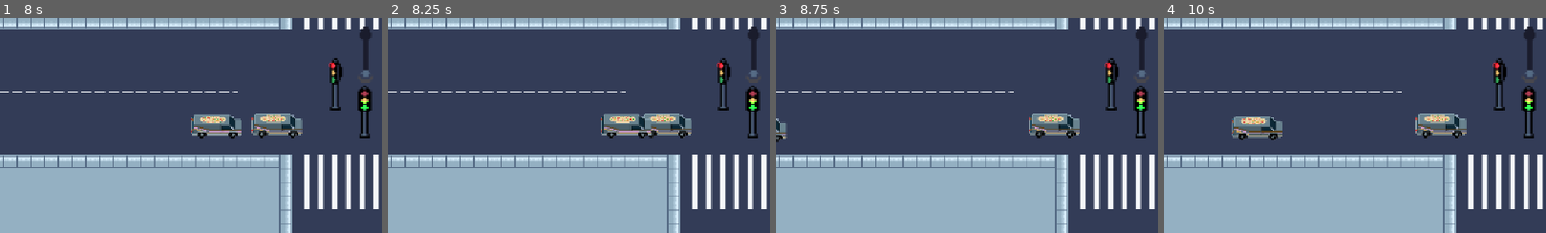
Above: before the commit, frames 1-4 (left to right).
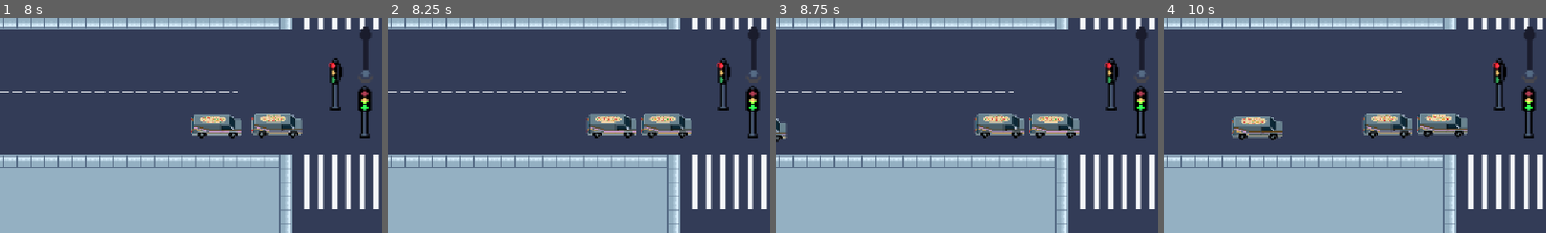
Above: after the commit, the same moments.

Repository: lafgo-fc/game-jam-repoooo
Game: Godot game, scene res://scne/test_one.tscn
The game is run twice, just before and just after one commit, with the same random seed, the same clock (stepped at 60 frames per second) and the same inputs.
Inputs:
- Up to frame 1 (8 s): tap Enter (ui_accept) at 0.5, 0.77, 1.25, 1.52, 3.02, 3.77, 4.52, 6.02, 6.77, 7.52 s; hold R (traffic control right and left) from 0.53 s (still down)
- Up to frame 2 (8.25 s): keep holding R (traffic control right and left)
- Up to frame 3 (8.75 s): keep holding R (traffic control right and left)
- Up to frame 4 (10 s): keep holding R (traffic control right and left); tap Enter (ui_accept) at 9.02, 9.77 s
The pictures show only the part of the screen within x 0-50%, y 38-88%; the shares and areas given below are measured in that part.

Frame 1 is identical in both runs. In frame 2, 1.8% of the frame differs, in the area x 51-80%, y 44-56%; in frame 3, 1.7%; in frame 4, 2.1%.

Commit message:
added npc animation

Diff:
--- a/scne/car.tscn
+++ b/scne/car.tscn
@@ -136,7 +136,7 @@
 }]
 
 [sub_resource type="RectangleShape2D" id="RectangleShape2D_s7wsd"]
-size = Vector2(70, 31)
+size = Vector2(63, 28.5)
 
 [node name="car" type="CharacterBody2D" unique_id=1626053297]
 script = ExtResource("1_evd0w")
@@ -146,6 +146,6 @@
 sprite_frames = SubResource("SpriteFrames_s7wsd")
 animation = &"pizza car"
 
-[node name="CollisionShape2D" type="CollisionShape2D" parent="AnimatedSprite2D" unique_id=1023565779]
-position = Vector2(-2, -1.5)
+[node name="CollisionShape2D" type="CollisionShape2D" parent="." unique_id=1023565779]
+position = Vector2(4, 1)
 shape = SubResource("RectangleShape2D_s7wsd")
--- /dev/null
+++ b/scne/pedestians.tscn
@@ -0,0 +1,142 @@
+[gd_scene format=3 uid="uid://jjrg7q8ffkxn"]
+
+[ext_resource type="Texture2D" uid="uid://b73wvrqrbi2tm" path="res://assets/npcs/TownsPeople2_Animations.png" id="1_m80qp"]
+
+[sub_resource type="AtlasTexture" id="AtlasTexture_gkco8"]
+atlas = ExtResource("1_m80qp")
+region = Rect2(0, 0, 18, 29)
+
+[sub_resource type="AtlasTexture" id="AtlasTexture_mvjtp"]
+atlas = ExtResource("1_m80qp")
+region = Rect2(18, 0, 18, 29)
+
+[sub_resource type="AtlasTexture" id="AtlasTexture_t4lxv"]
+atlas = ExtResource("1_m80qp")
+region = Rect2(36, 0, 18, 29)
+
+[sub_resource type="AtlasTexture" id="AtlasTexture_fmtih"]
+atlas = ExtResource("1_m80qp")
+region = Rect2(0, 78, 18, 26)
+
+[sub_resource type="AtlasTexture" id="AtlasTexture_8ja1e"]
+atlas = ExtResource("1_m80qp")
+region = Rect2(18, 78, 18, 26)
+
+[sub_resource type="AtlasTexture" id="AtlasTexture_12oeb"]
+atlas = ExtResource("1_m80qp")
+region = Rect2(36, 78, 18, 26)
+
+[sub_resource type="AtlasTexture" id="AtlasTexture_yt22a"]
+atlas = ExtResource("1_m80qp")
+region = Rect2(0, 29, 18, 29)
+
+[sub_resource type="AtlasTexture" id="AtlasTexture_7dd73"]
+atlas = ExtResource("1_m80qp")
+region = Rect2(18, 29, 18, 29)
+
+[sub_resource type="AtlasTexture" id="AtlasTexture_7sb8u"]
+atlas = ExtResource("1_m80qp")
+region = Rect2(36, 29, 18, 29)
+
+[sub_resource type="AtlasTexture" id="AtlasTexture_an773"]
+atlas = ExtResource("1_m80qp")
+region = Rect2(0, 58, 18, 29)
+
+[sub_resource type="AtlasTexture" id="AtlasTexture_lviph"]
+atlas = ExtResource("1_m80qp")
+region = Rect2(18, 58, 18, 29)
+
+[sub_resource type="AtlasTexture" id="AtlasTexture_qj47w"]
+atlas = ExtResource("1_m80qp")
+region = Rect2(36, 58, 18, 29)
+
+[sub_resource type="AtlasTexture" id="AtlasTexture_4bvlk"]
+atlas = ExtResource("1_m80qp")
+region = Rect2(0, 78, 18, 26)
+
+[sub_resource type="AtlasTexture" id="AtlasTexture_uwjro"]
+atlas = ExtResource("1_m80qp")
+region = Rect2(18, 78, 18, 26)
+
+[sub_resource type="AtlasTexture" id="AtlasTexture_6rm1r"]
+atlas = ExtResource("1_m80qp")
+region = Rect2(36, 78, 18, 26)
+
+[sub_resource type="SpriteFrames" id="SpriteFrames_74c84"]
+animations = [{
+"frames": [{
+"duration": 1.0,
+"texture": SubResource("AtlasTexture_gkco8")
+}, {
+"duration": 1.0,
+"texture": SubResource("AtlasTexture_mvjtp")
+}, {
+"duration": 1.0,
+"texture": SubResource("AtlasTexture_t4lxv")
+}, {
+"duration": 1.0,
+"texture": SubResource("AtlasTexture_fmtih")
+}, {
+"duration": 1.0,
+"texture": SubResource("AtlasTexture_8ja1e")
+}, {
+"duration": 1.0,
+"texture": SubResource("AtlasTexture_12oeb")
+}],
+"loop": 1,
+"name": &"front",
+"speed": 6.0
+}, {
+"frames": [{
+"duration": 1.0,
+"texture": SubResource("AtlasTexture_yt22a")
+}, {
+"duration": 1.0,
+"texture": SubResource("AtlasTexture_7dd73")
+}, {
+"duration": 1.0,
+"texture": SubResource("AtlasTexture_7sb8u")
+}],
+"loop": 1,
+"name": &"left",
+"speed": 6.0
+}, {
+"frames": [{
+"duration": 1.0,
+"texture": SubResource("AtlasTexture_an773")
+}, {
+"duration": 1.0,
+"texture": SubResource("AtlasTexture_lviph")
+}, {
+"duration": 1.0,
+"texture": SubResource("AtlasTexture_qj47w")
+}],
+"loop": 1,
+"name": &"right",
+"speed": 6.0
+}, {
+"frames": [{
+"duration": 1.0,
+"texture": SubResource("AtlasTexture_4bvlk")
+}, {
+"duration": 1.0,
+"texture": SubResource("AtlasTexture_uwjro")
+}, {
+"duration": 1.0,
+"texture": SubResource("AtlasTexture_6rm1r")
+}],
+"loop": 1,
+"name": &"top",
+"speed": 6.0
+}]
+
+[node name="Pedestians" type="CharacterBody2D" unique_id=907237046]
+
+[node name="cap guy" type="AnimatedSprite2D" parent="." unique_id=650339071]
+position = Vector2(0, -7)
+scale = Vector2(2.6666667, 2.2931035)
+sprite_frames = SubResource("SpriteFrames_74c84")
+animation = &"top"
+frame_progress = 0.72681135
+
+[node name="CollisionShape2D" type="CollisionShape2D" parent="cap guy" unique_id=741942514]
Binary file added: assets/map assets/CP_V1.1.0_nyknck/tilemap.png
Not shown, added: assets/map assets/CP_V1.1.0_nyknck/tilemap.png.import
Binary file added: assets/npcs/TownsPeople2_Animations.png
Not shown, added: assets/npcs/TownsPeople2_Animations.png.import
